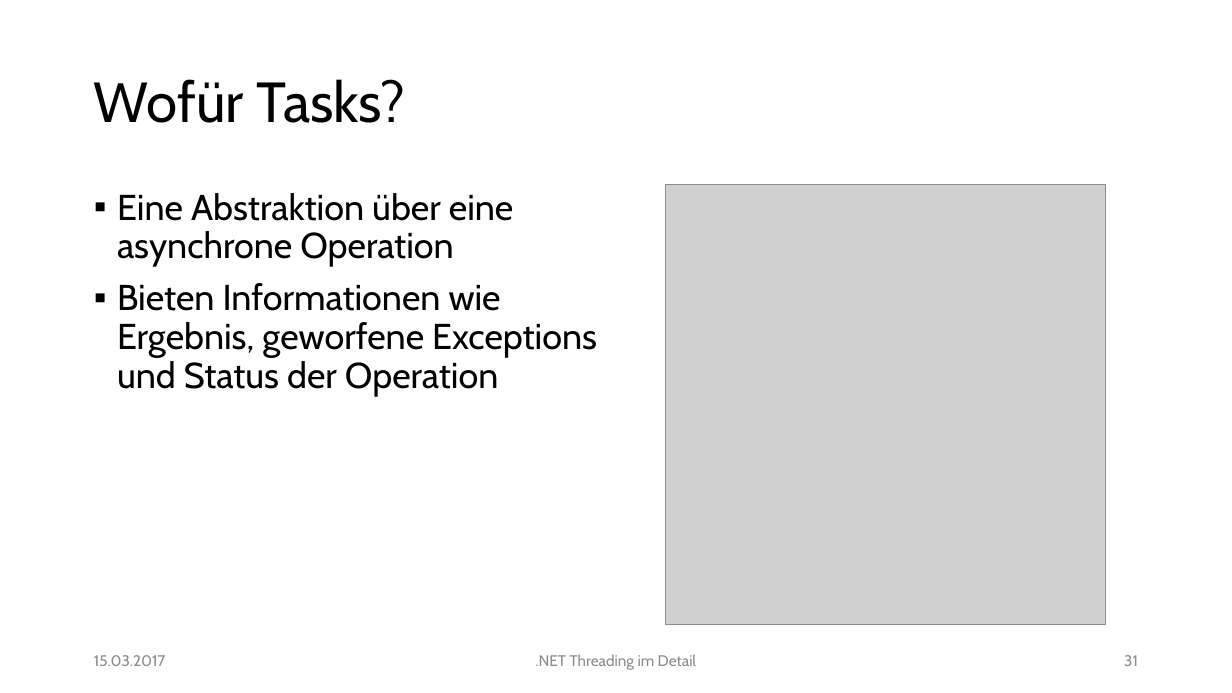
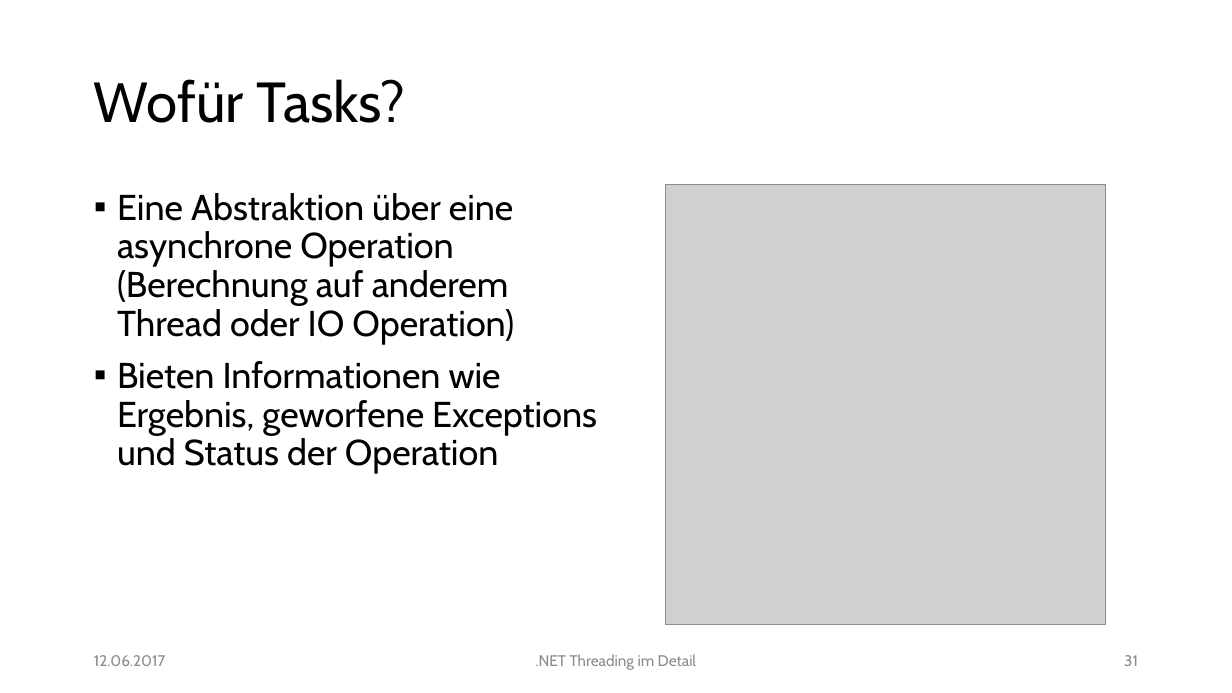
Before and after one commit to feO2x/NetThreadingInDetail, a slide deck: slide 31 of NET Threading im Detail.pptx. Drawn at 1232x693 pixels with LibreOffice and Linux fonts; fonts in the diff are those of the drawing; grey boxes stand for pictures. Boxes give left, top, right and bottom in pixels: in the first picture for what was removed or moved away, otherwise in the second. Text is boxed around its words. In the diff, an @@ line names an element or a change of style, - is before the commit and + after.

```diff
--- a/NET Threading im Detail.pptx
+++ b/NET Threading im Detail.pptx
@@ text at [117, 193, 514, 345]: text changed @@
-▪ Eine Abstraktion über eine asynchrone Operation
+▪ Eine Abstraktion über eine asynchrone Operation (Berechnung auf anderem Thread oder IO Operation)
@@ text at [94, 655, 165, 666]: text changed @@
-15.03.2017
+12.06.2017
```
Also in this commit, not shown: 66 other slides changed.
